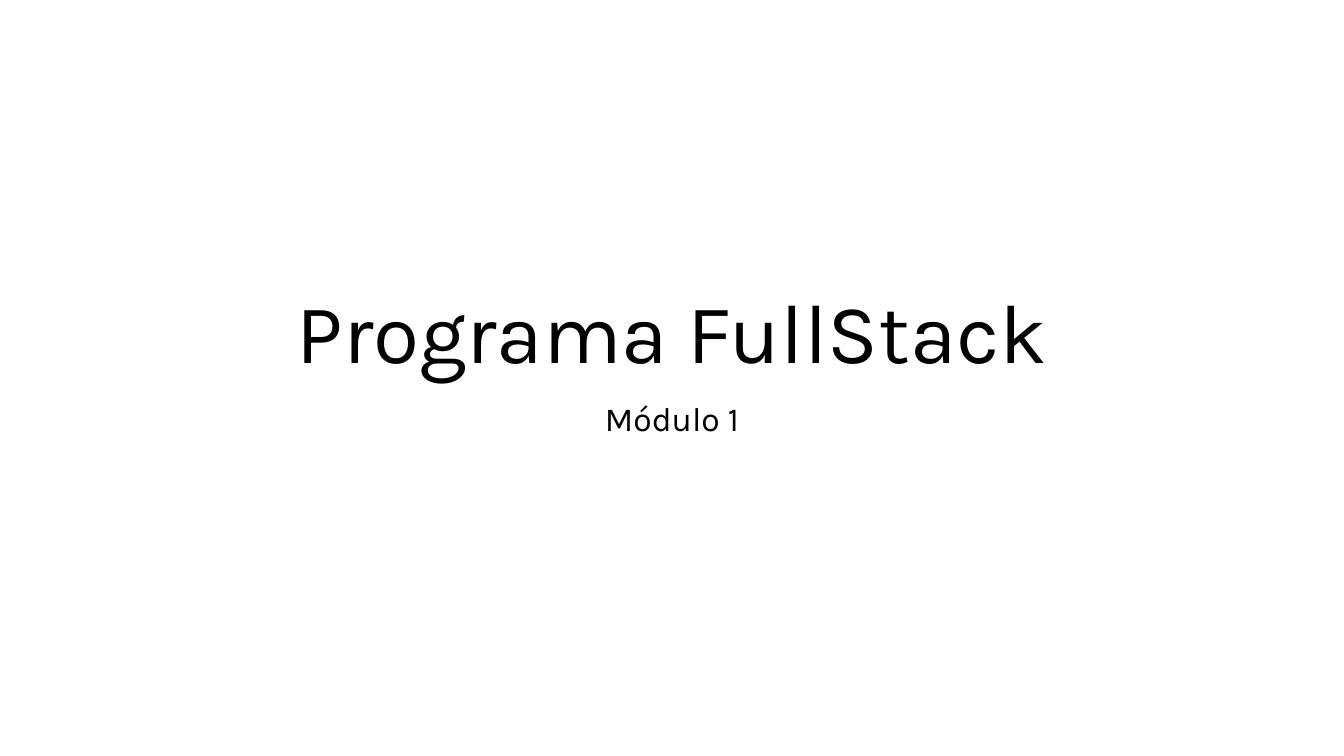
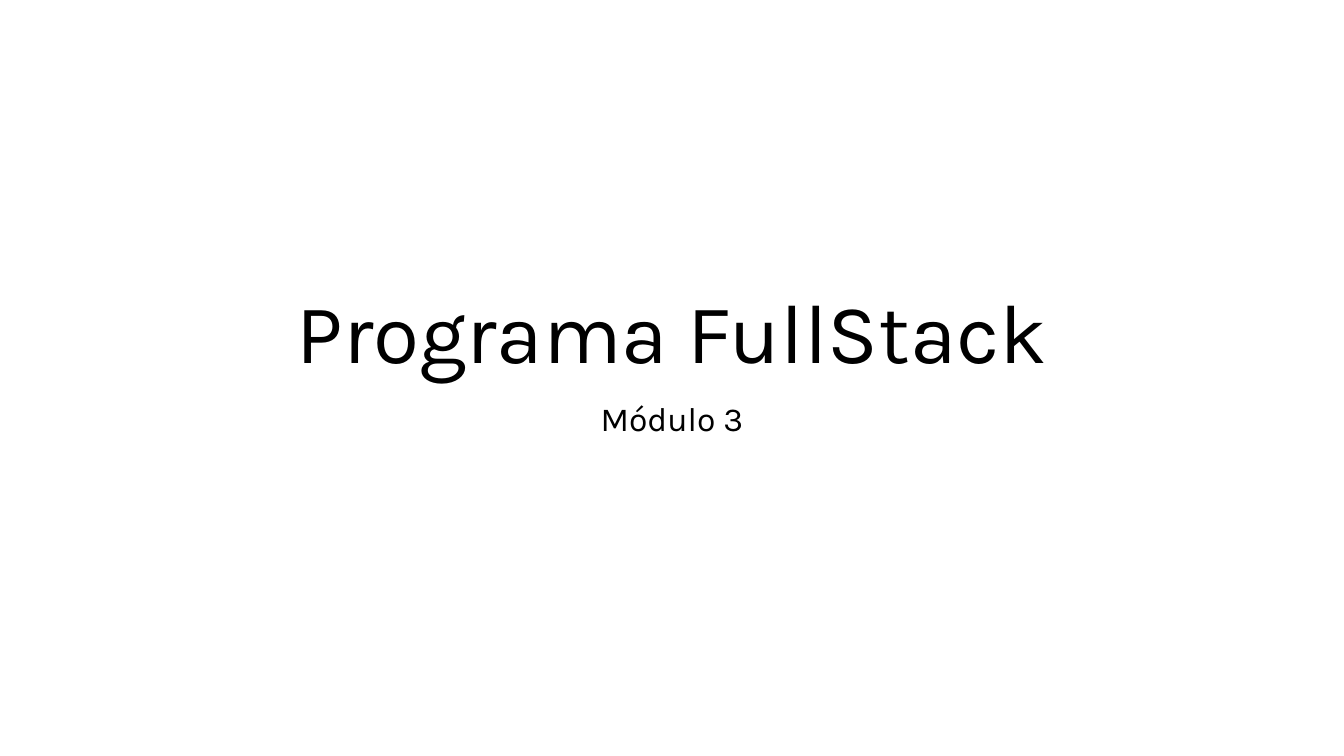
Before and after one commit to enmanuelmag/Bootcamp-FullStack, a slide deck: slide 1 of Unidad_3/Presentación.pptx. Drawn at 1344x756 pixels with LibreOffice and Linux fonts; fonts in the diff are those of the drawing. Boxes give left, top, right and bottom in pixels: in the first picture for what was removed or moved away, otherwise in the second. Text is boxed around its words. In the diff, an @@ line names an element or a change of style, - is before the commit and + after.

Commit message:
feat: add slides

```diff
--- a/Unidad_3/Presentación.pptx
+++ b/Unidad_3/Presentación.pptx
@@ subtitle at [601, 405, 743, 432]: text changed @@
-Módulo 1
+Módulo 3
```
Also in this commit, not shown: 1 other slide changed, 3 slides added, 14 slides removed.
